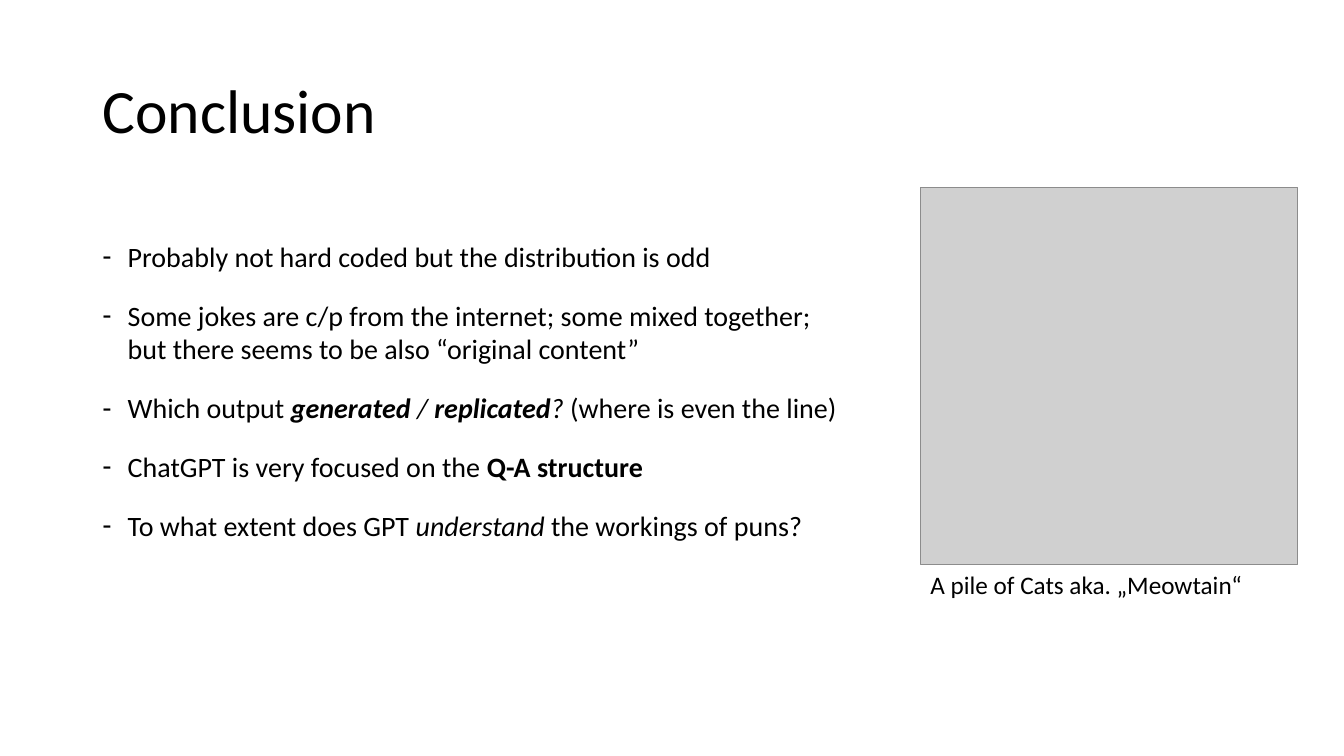
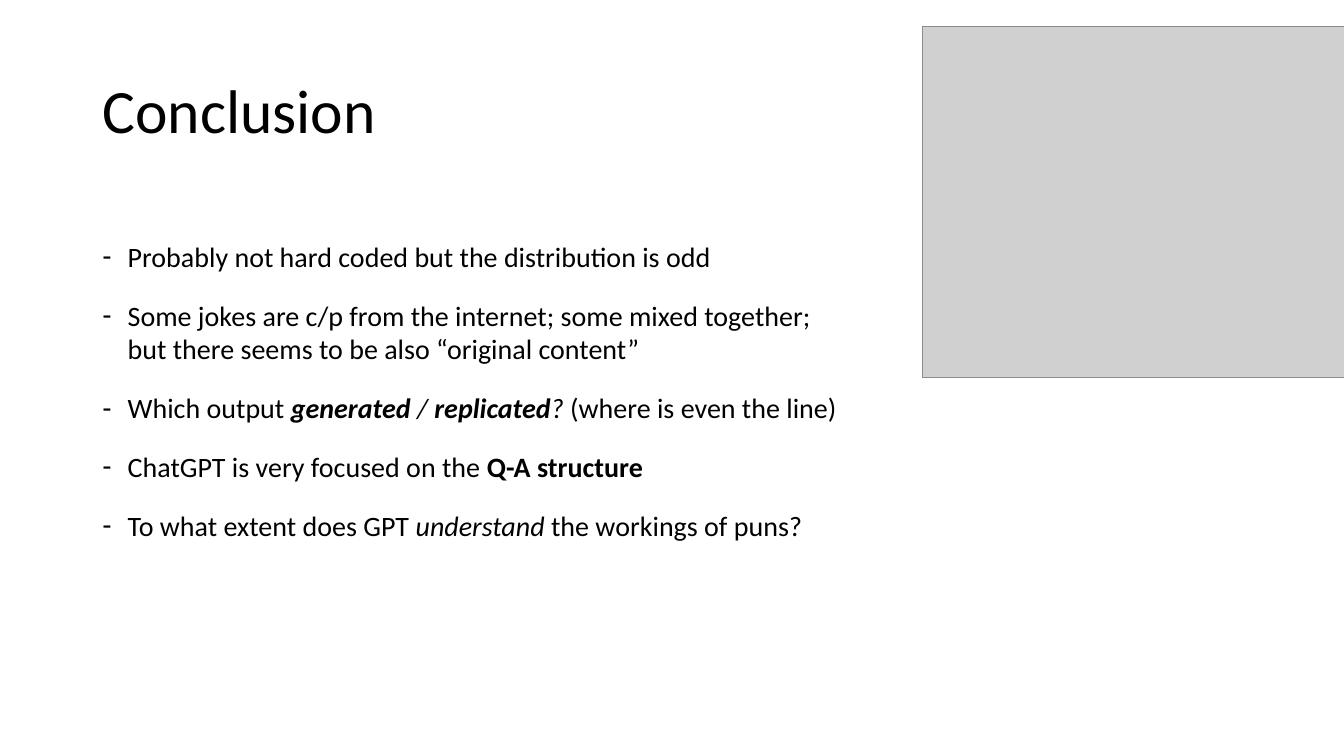
Before and after one commit to sciphie/JokeGPT, a slide deck: slide 17 of ChatGPT is fun –.pptm. Drawn at 1344x756 pixels with LibreOffice and Linux fonts; fonts in the diff are those of the drawing; grey boxes stand for pictures. Boxes give left, top, right and bottom in pixels: in the first picture for what was removed or moved away, otherwise in the second. Text is boxed around its words. In the diff, an @@ line names an element or a change of style, - is before the commit and + after.

```diff
--- a/ChatGPT is fun –.pptm
+++ b/ChatGPT is fun –.pptm
@@ picture added at <box>923,26,1344,378</box> @@
@@ picture removed at <box>921,188,1298,565</box> @@
@@ text removed at <box>930,576,1242,598</box> @@
-A pile of Cats aka. „Meowtain“
```
Also in this commit, not shown: 2 other slides changed, 5 slides added, 2 other files.
